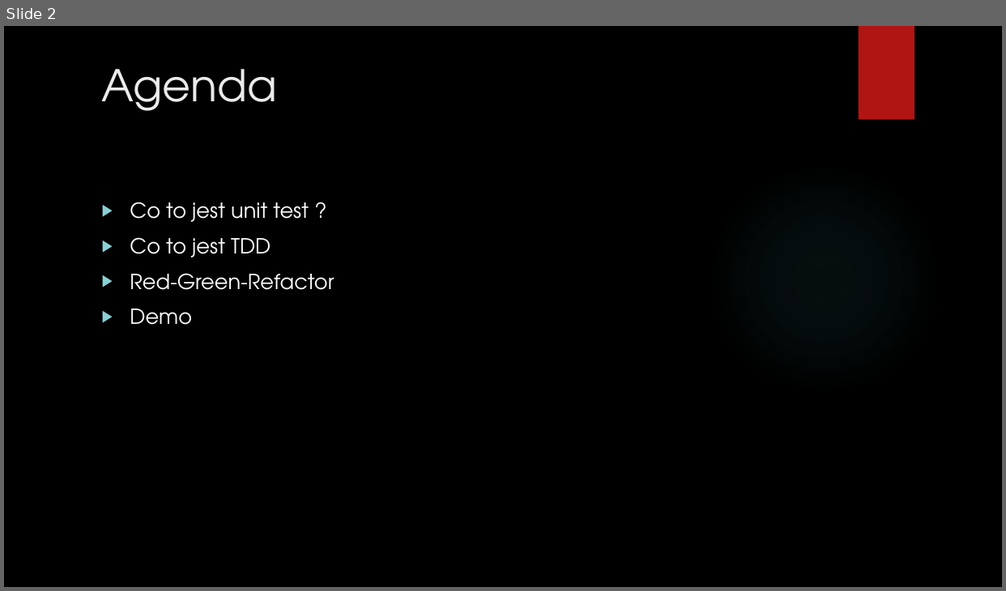
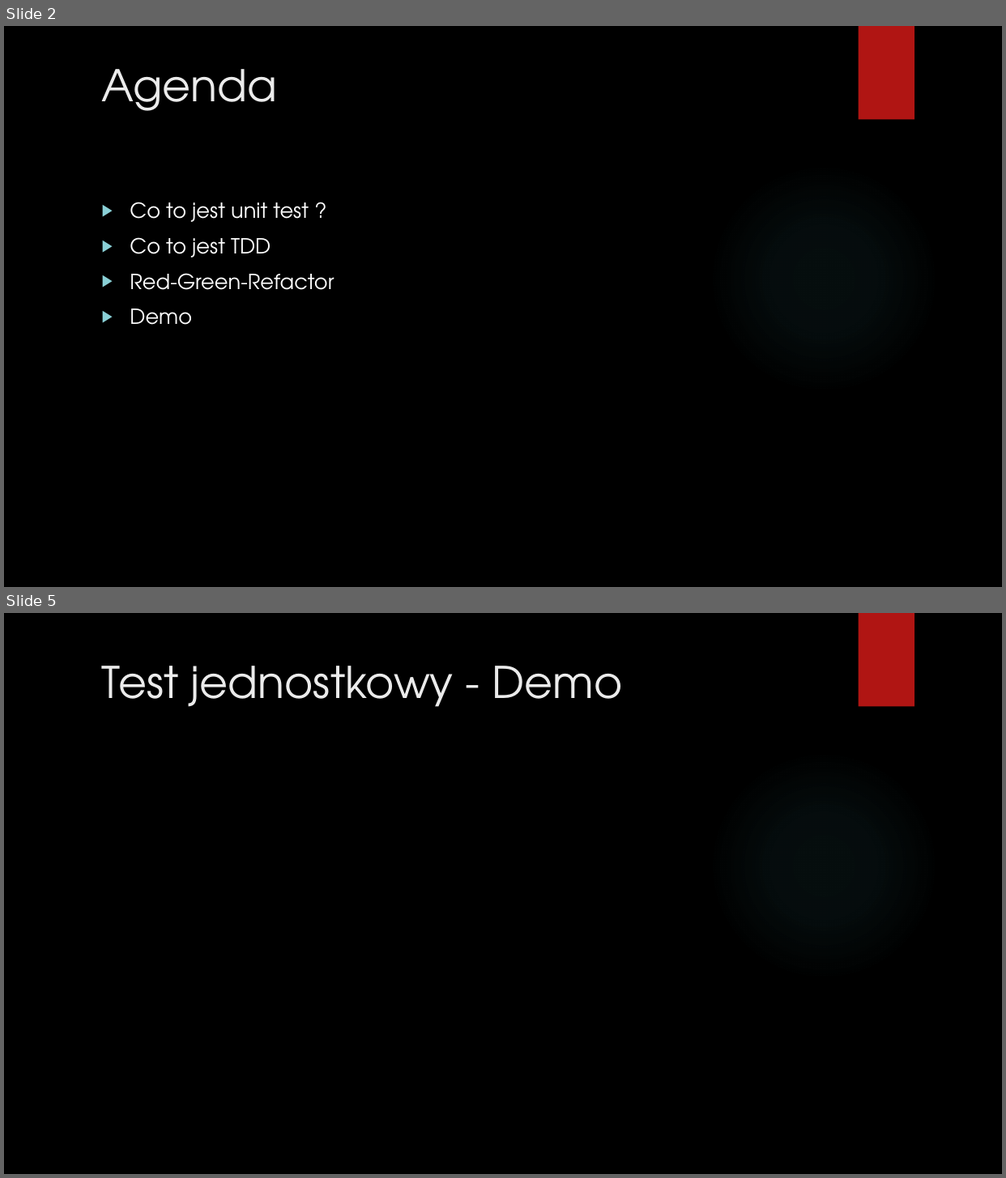
Before and after one commit to pawelsawicz/Presentations, a slide deck: TDD/slides.pptx. Shown one above the other, each under a label of ours: slide 2 before the commit, slides 2 and 5 after it; the slides between them are not shown. The pictures are 1006x591 and 1006x1178 pixels, drawn with LibreOffice and Linux fonts; fonts in the diff are those of the drawing; background and template pictures are left out. Boxes give left, top, right and bottom in pixels: in the first picture for what was removed or moved away, otherwise in the second. Text is boxed around its words. In the diff, an @@ line names an element or a change of style, - is before the commit and + after.

```diff
--- a/TDD/slides.pptx
+++ b/TDD/slides.pptx
@@ slide 5 added at (4, 613, 1002, 1174), background picture (left out); not listed: 2 template elements that a slide beside it also shows @@
@@ title added at (102, 666, 623, 707), 42 pt, text #EBEBEB @@
+Test jednostkowy - Demo
```
Also in this commit, not shown: 1 slide changed, 5 other slides added.
